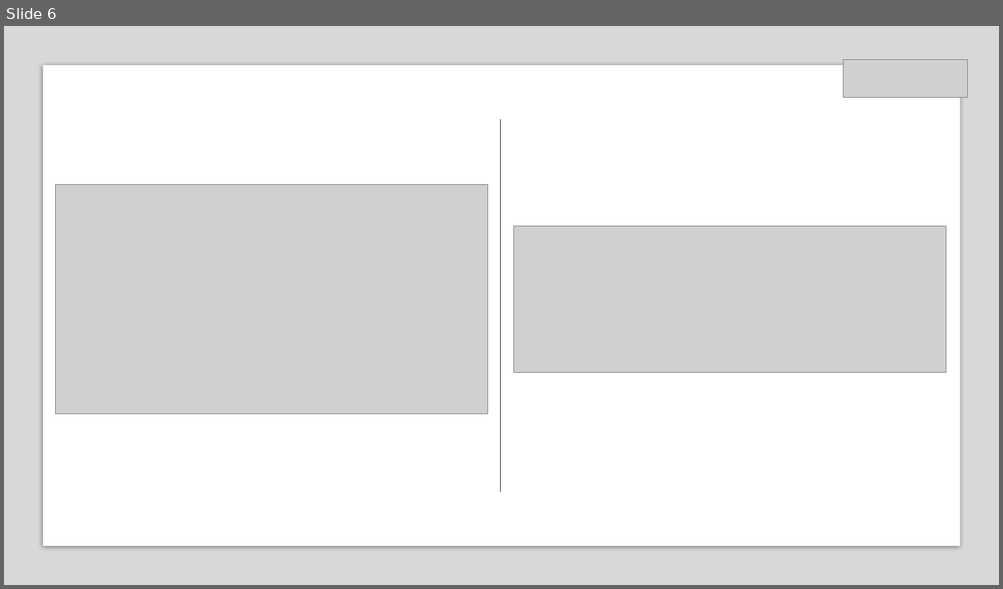
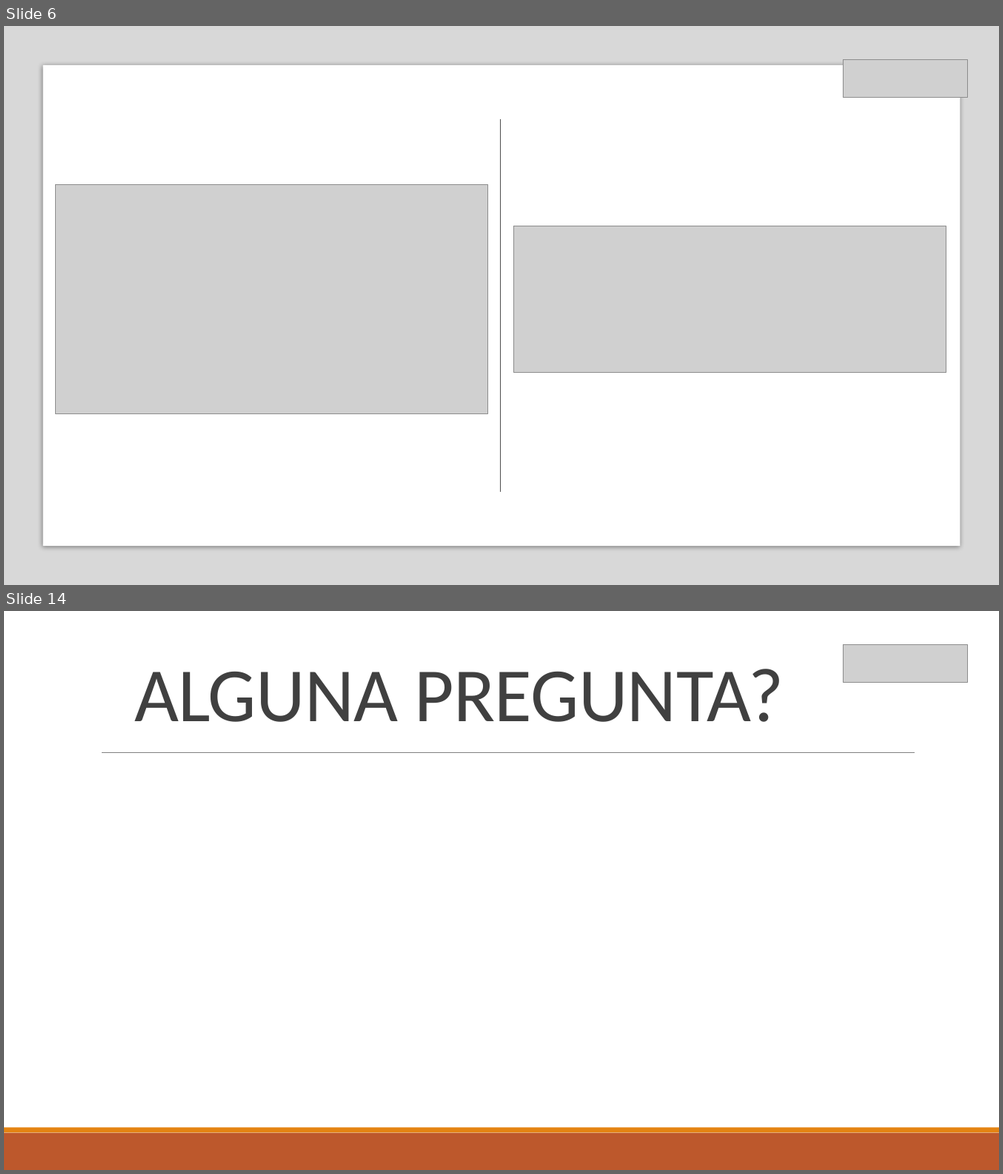
Before and after one commit to MarcFerrerMargarit/RBM_Grid_Generator, a slide deck: Presentation/Presentacio.pptx. Shown one above the other, each under a label of ours: slide 6 before the commit, slides 6 and 14 after it; the slides between them are not shown. The pictures are 1003x589 and 1003x1174 pixels, drawn with LibreOffice and Linux fonts; fonts in the diff are those of the drawing; grey boxes stand for pictures. Boxes give left, top, right and bottom in pixels: in the first picture for what was removed or moved away, otherwise in the second. Text is boxed around its words. In the diff, an @@ line names an element or a change of style, - is before the commit and + after.

```diff
--- a/Presentation/Presentacio.pptx
+++ b/Presentation/Presentacio.pptx
@@ slide 14 added at <box>4,611,999,1170</box>, background #FFFFFF @@
@@ picture added at <box>843,645,967,683</box> @@
@@ title added at <box>134,669,783,722</box>, 74 pt, text #404040 @@
+ALGUNA PREGUNTA?
@@ line added from (102, 753) to (915, 753), #808080 0.5 pt @@
@@ rectangle added at <box>4,1133,999,1170</box>, fill #BD582C @@
@@ rectangle added at <box>4,1128,999,1133</box>, fill #E48312 @@
```
Also in this commit, not shown: 1 slide changed, 7 other slides added.
